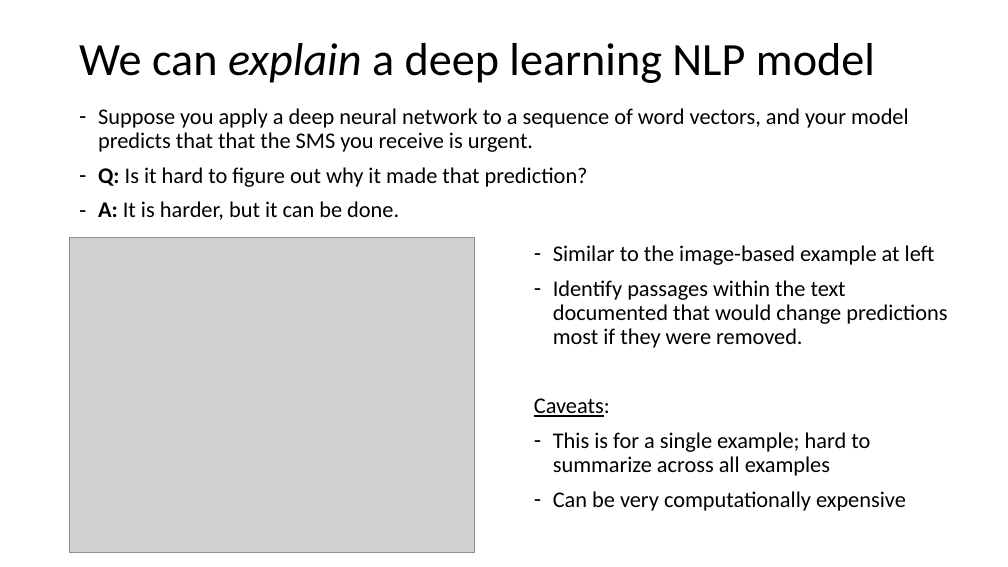
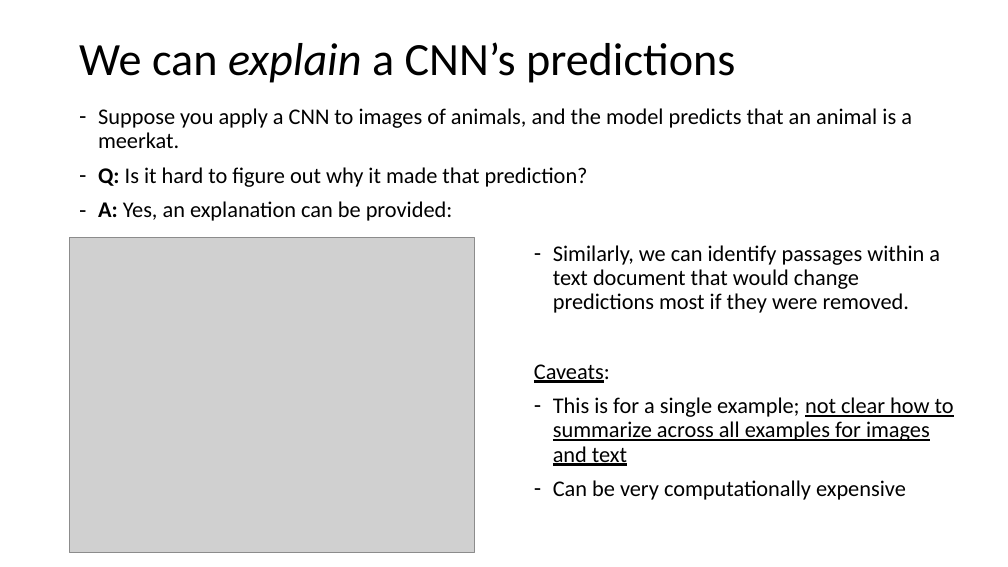
Before and after one commit to mengelhard/mmci_applied_ds, a slide deck: slide 18 of lectures/understanding_model_predictions.pptx (slide 7 before the commit). Drawn at 1008x567 pixels with LibreOffice and Linux fonts; fonts in the diff are those of the drawing; grey boxes stand for pictures. Boxes give left, top, right and bottom in pixels: in the first picture for what was removed or moved away, otherwise in the second. Text is boxed around its words. In the diff, an @@ line names an element or a change of style, - is before the commit and + after.

```diff
--- a/lectures/understanding_model_predictions.pptx
+++ b/lectures/understanding_model_predictions.pptx
@@ title at bbox=[79, 42, 735, 83]: text changed @@
-We can explain a deep learning NLP model
+We can explain a CNN’s predictions
@@ text at bbox=[98, 108, 912, 148]: text changed @@
-– Suppose you apply a deep neural network to a sequence of word vectors, and your model predicts that that the SMS you receive is urgent.
+– Suppose you apply a CNN to images of animals, and the model predicts that an animal is a meerkat.
@@ text at bbox=[98, 201, 453, 221]: text changed @@
-– A: It is harder, but it can be done.
+– A: Yes, an explanation can be provided:
@@ text at bbox=[553, 245, 940, 313]: text changed @@
-– Similar to the image-based example at left
-– Identify passages within the text documented that would change predictions most if they were removed.
+– Similarly, we can identify passages within a text document that would change predictions most if they were removed.
@@ text at bbox=[553, 397, 954, 466]: text changed @@
-– This is for a single example; hard to summarize across all examples
+– This is for a single example; not clear how to summarize across all examples for images and text
```
Also in this commit, not shown: 4 other slides changed, 16 slides added, 1 slide removed, 9 other files.
